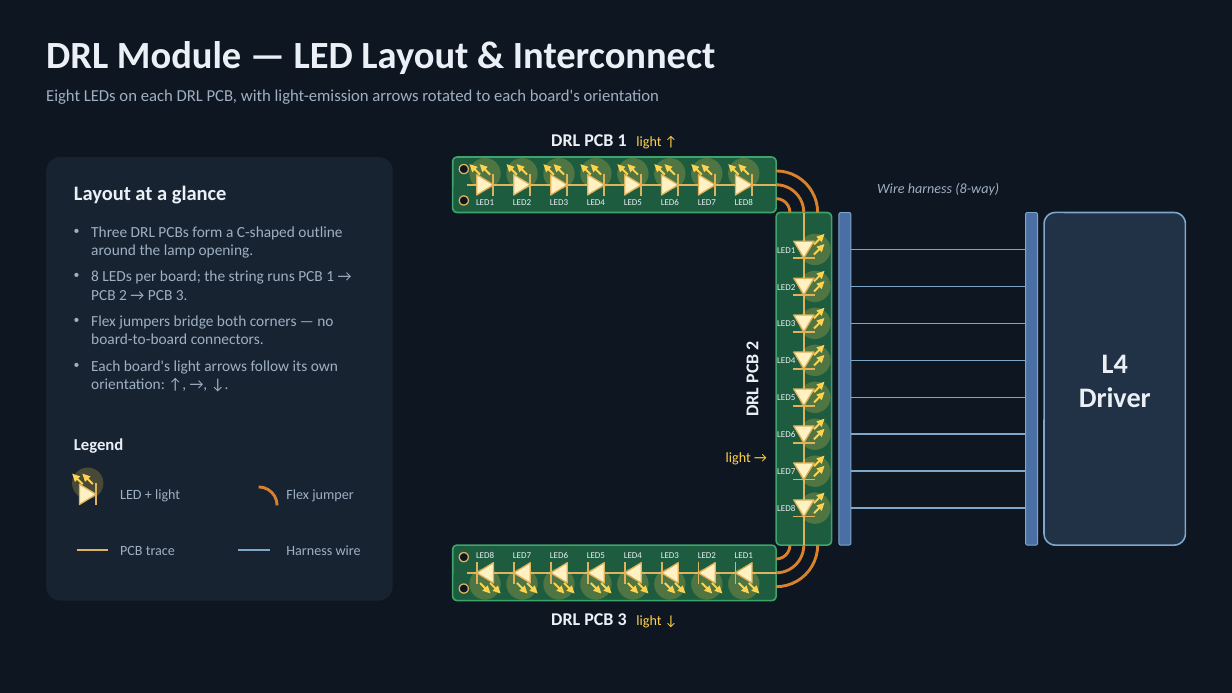
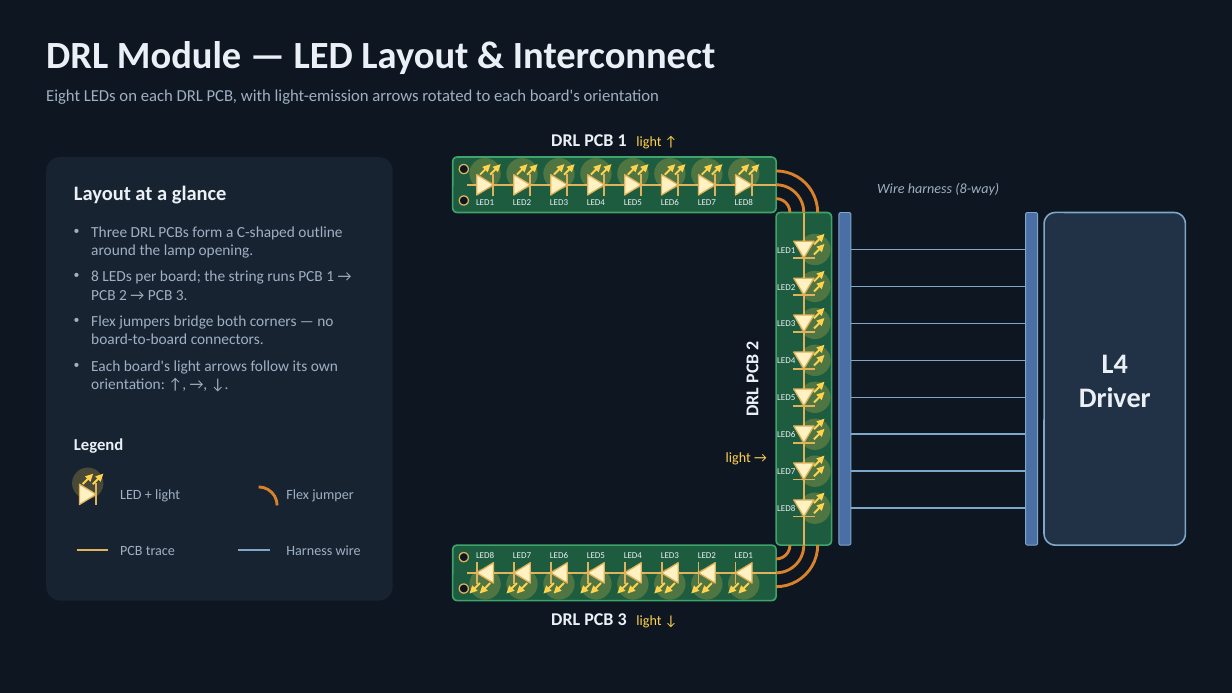
Before and after one commit to Jean23122004/Jean, a slide deck: slide 2 of PCB_LIGHTING_updated.pptx. Drawn at 1232x693 pixels with LibreOffice and Linux fonts; fonts in the diff are those of the drawing. Boxes give left, top, right and bottom in pixels: in the first picture for what was removed or moved away, otherwise in the second. Text is boxed around its words. In the diff, an @@ line names an element or a change of style, - is before the commit and + after.

```diff
--- a/PCB_LIGHTING_updated.pptx
+++ b/PCB_LIGHTING_updated.pptx
@@ 18 arrows: place and size @@
-18 arrows at [72,165,750,484]
+18 arrows at [82,165,760,484]
@@ 16 arrows: place and size @@
-16 arrows at [481,583,760,593]
+16 arrows at [470,583,750,593]
```
